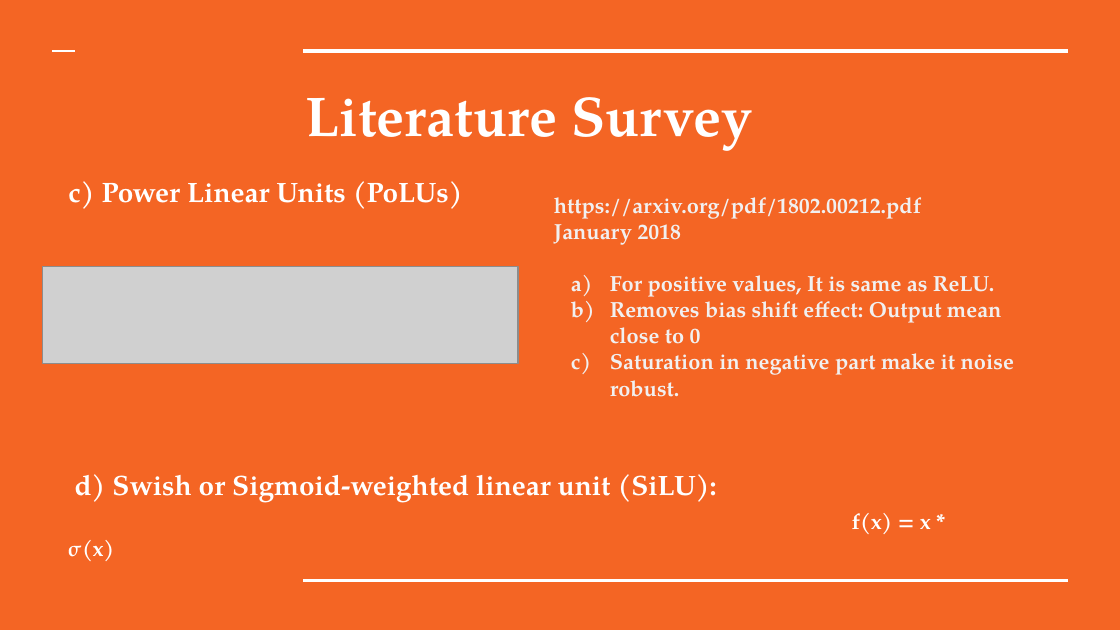
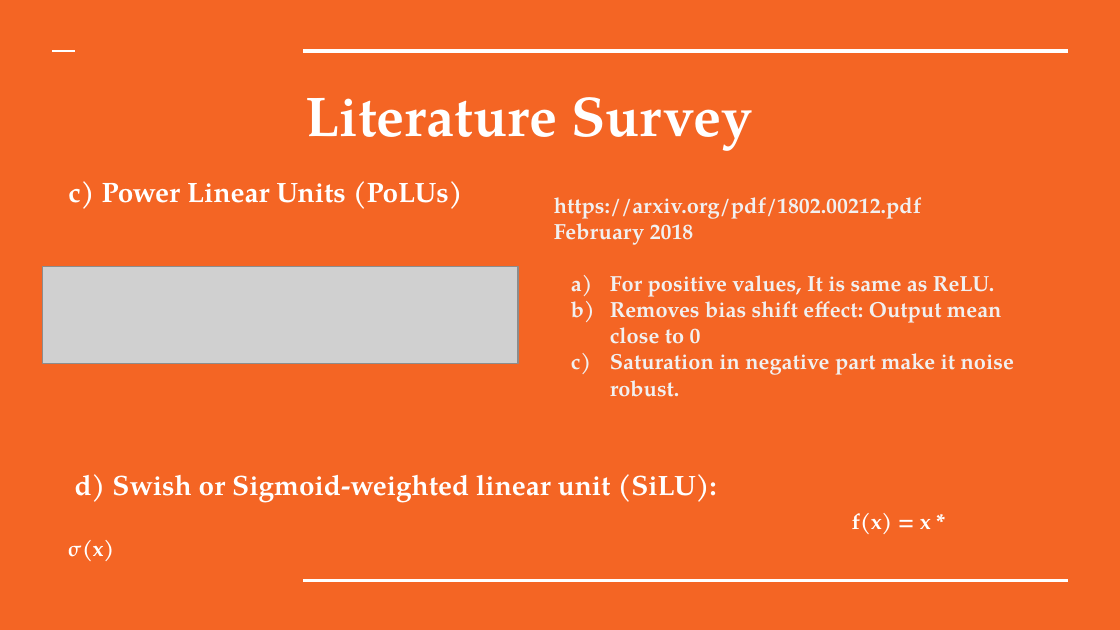
Before and after one commit to satyammittal/SMAI-Project-Sparsemax, a slide deck: slide 6 of Presentation/SMAI Project.pptx. Drawn at 1120x630 pixels with LibreOffice and Linux fonts; fonts in the diff are those of the drawing; grey boxes stand for pictures. Boxes give left, top, right and bottom in pixels: in the first picture for what was removed or moved away, otherwise in the second. Text is boxed around its words. In the diff, an @@ line names an element or a change of style, - is before the commit and + after.

```diff
--- a/Presentation/SMAI Project.pptx
+++ b/Presentation/SMAI Project.pptx
@@ text at (554,216,694,245): text changed @@
-January 2018
+February 2018
```
Also in this commit, not shown: 3 other slides changed, 1 other file.
